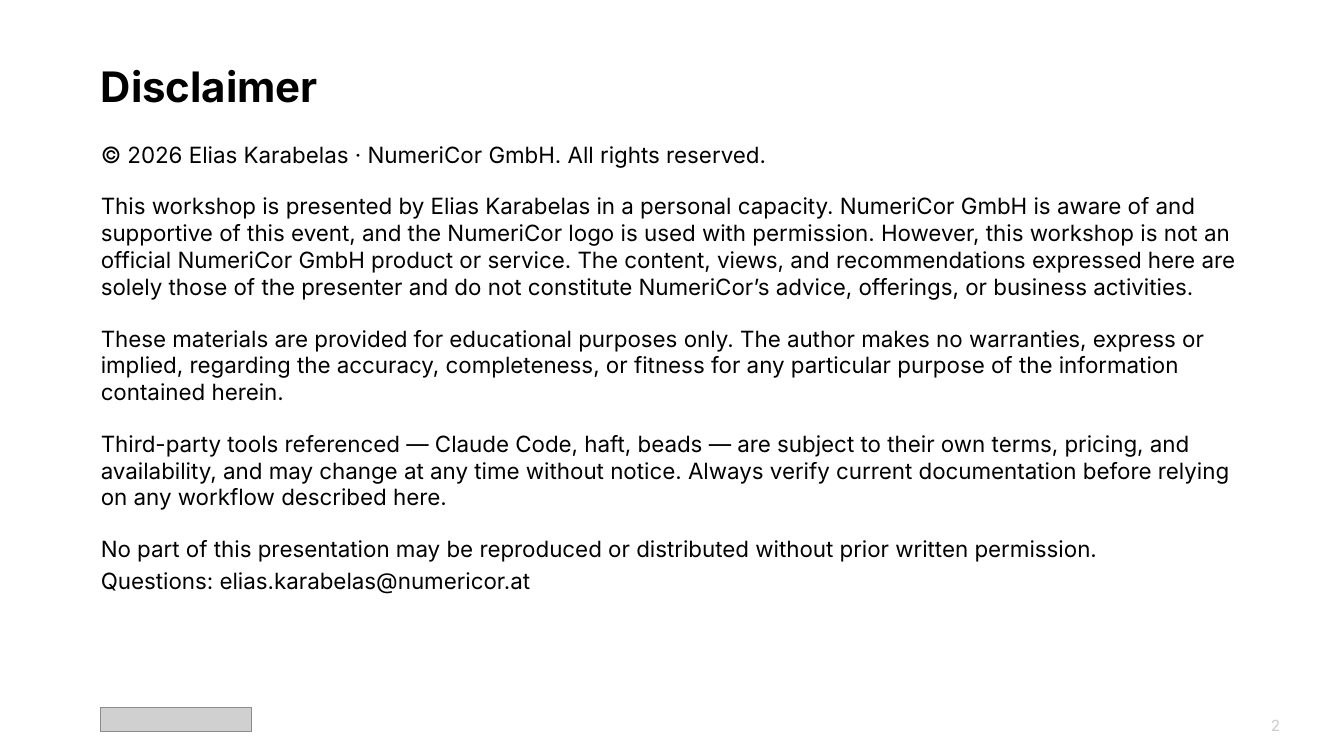
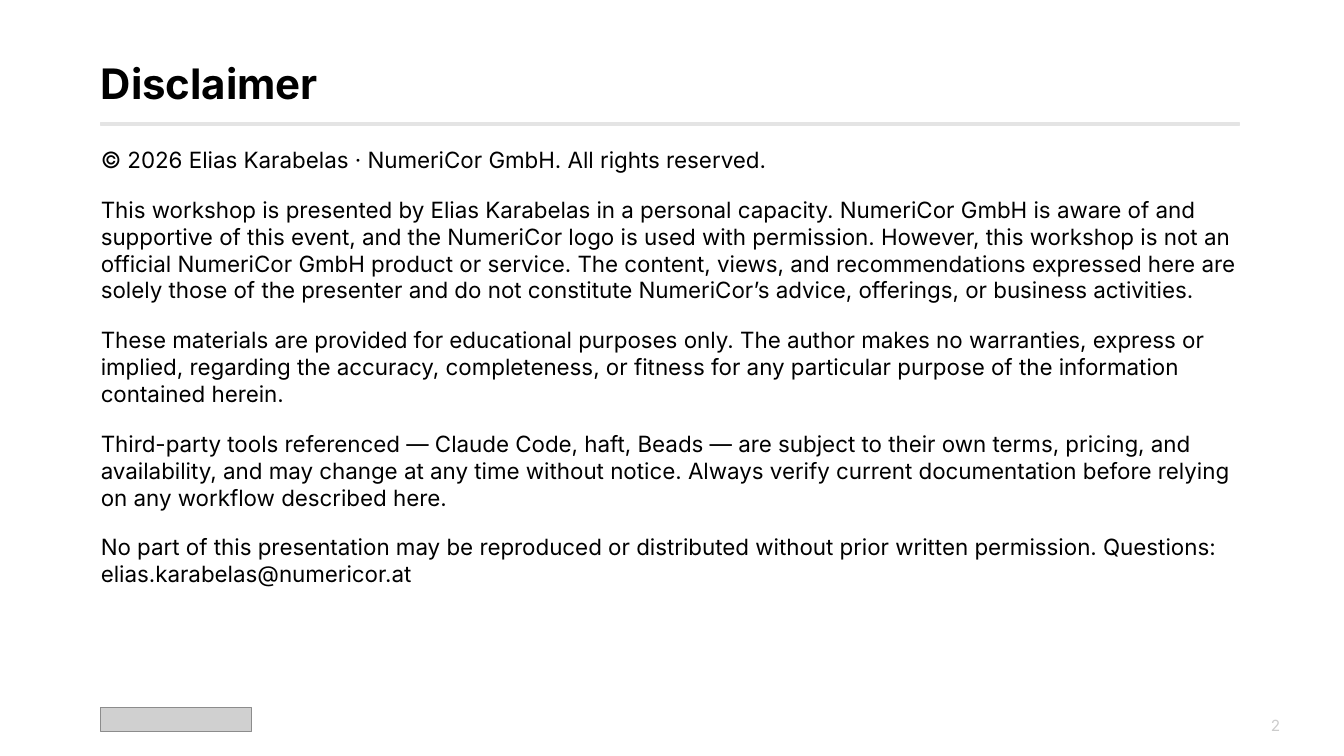
Before and after one commit to karabelaselias/claude-code-workshop-2026, a slide deck: slide 2 of claude_code_workshop_v2.pptx. Drawn at 1344x756 pixels with LibreOffice and Linux fonts; fonts in the diff are those of the drawing; grey boxes stand for pictures. Boxes give left, top, right and bottom in pixels: in the first picture for what was removed or moved away, otherwise in the second. Text is boxed around its words. In the diff, an @@ line names an element or a change of style, - is before the commit and + after.

```diff
--- a/claude_code_workshop_v2.pptx
+++ b/claude_code_workshop_v2.pptx
@@ rectangle added at [101, 123, 1240, 125], fill #E4E4E4, outline #E4E4E4 1 pt @@
@@ text at [101, 435, 1229, 587]: text changed @@
-Third-party tools referenced — Claude Code, haft, beads — are subject to their own terms, pricing, and availability, and may change at any time without notice. Always verify current documentation before relying on any workflow described here.
-No part of this presentation may be reproduced or distributed without prior written permission.
-Questions: elias.karabelas@numericor.at
+Third-party tools referenced — Claude Code, haft, Beads — are subject to their own terms, pricing, and availability, and may change at any time without notice. Always verify current documentation before relying on any workflow described here.
+No part of this presentation may be reproduced or distributed without prior written permission. Questions: elias.karabelas@numericor.at
```
Also in this commit, not shown: 32 other slides changed, 1 slide removed.
